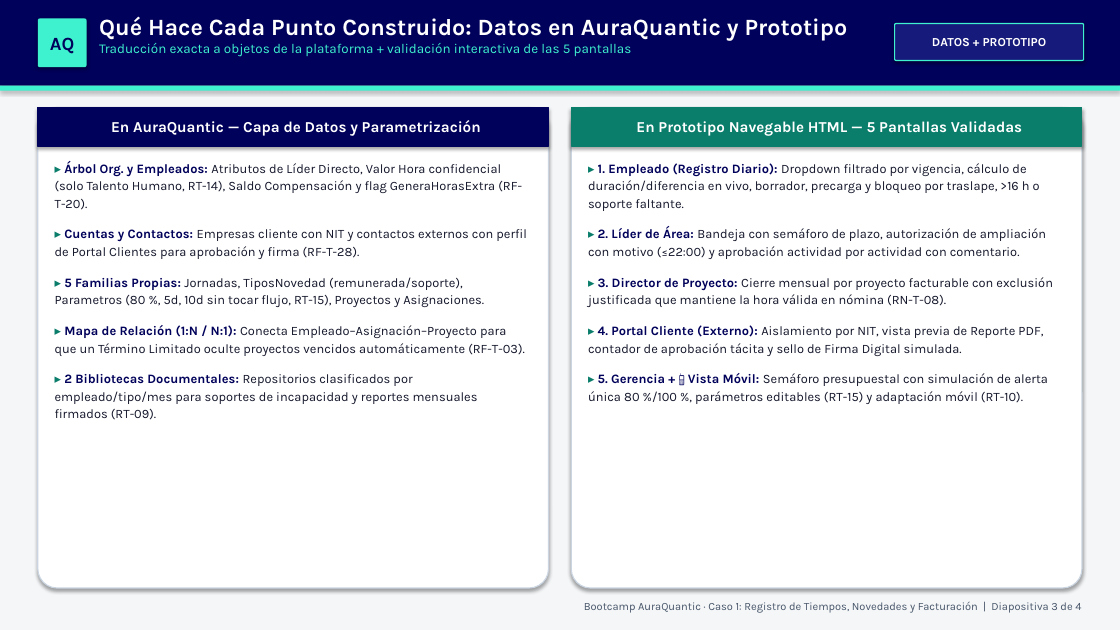
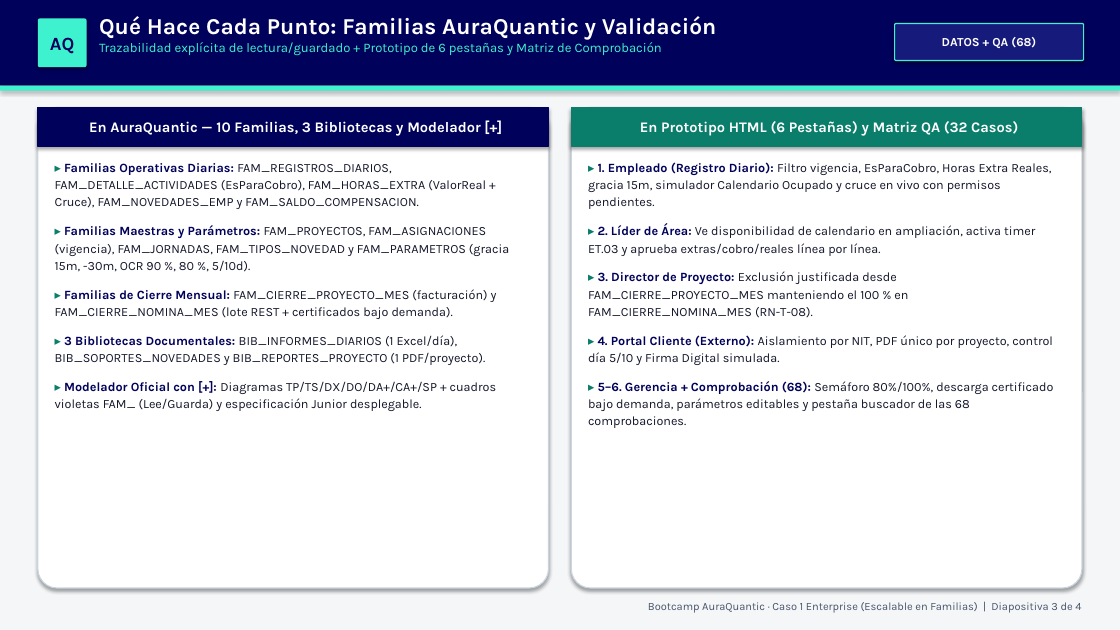
Before and after one commit to jairoandresg32/Boot_camp_AuraQuantic, a slide deck: slide 3 of Caso1_Avance_Bootcamp_AuraQuantic.pptx. Drawn at 1120x630 pixels with LibreOffice and Linux fonts; fonts in the diff are those of the drawing. Boxes give left, top, right and bottom in pixels: in the first picture for what was removed or moved away, otherwise in the second. Text is boxed around its words. In the diff, an @@ line names an element or a change of style, - is before the commit and + after.

Commit message:
feat(v2.0): sincroniza todos los entregables (Word, Excel, PPTX, HTML, README) con 4 procesos, Familias y comprobacion de 68 requisitos

```diff
--- a/Caso1_Avance_Bootcamp_AuraQuantic.pptx
+++ b/Caso1_Avance_Bootcamp_AuraQuantic.pptx
@@ text at bbox=[99, 16, 716, 55]: text changed; size 11.5 to 11.2 pt @@
-Qué Hace Cada Punto Construido: Datos en AuraQuantic y Prototipo
-Traducción exacta a objetos de la plataforma + validación interactiva de las 5 pantallas
+Qué Hace Cada Punto: Familias AuraQuantic y Validación
+Trazabilidad explícita de lectura/guardado + Prototipo de 6 pestañas y Matriz de Comprobación
@@ text in rounded rectangle at bbox=[942, 37, 1036, 48]: text changed @@
-DATOS + PROTOTIPO
+DATOS + QA (68)
@@ text in rectangle at bbox=[89, 121, 480, 136]: text changed; size 13 to 12.5 pt @@
-En AuraQuantic — Capa de Datos y Parametrización
+En AuraQuantic — 10 Familias, 3 Bibliotecas y Modelador [+]
@@ text in rectangle at bbox=[640, 121, 1018, 136]: text changed; size 13 to 12.5 pt @@
-En Prototipo Navegable HTML — 5 Pantallas Validadas
+En Prototipo HTML (6 Pestañas) y Matriz QA (32 Casos)
@@ text at bbox=[55, 163, 509, 411]: text changed; size 11 to 10.8 pt @@
-▸ Árbol Org. y Empleados: Atributos de Líder Directo, Valor Hora confidencial (solo Talento Humano, RT-14), Saldo Compensación y flag GeneraHorasExtra (RF-T-20).
-▸ Cuentas y Contactos: Empresas cliente con NIT y contactos externos con perfil de Portal Clientes para aprobación y firma (RF-T-28).
-▸ 5 Familias Propias: Jornadas, TiposNovedad (remunerada/soporte), Parametros (80 %, 5d, 10d sin tocar flujo, RT-15), Proyectos y Asignaciones.
-▸ Mapa de Relación (1:N / N:1): Conecta Empleado–Asignación–Proyecto para que un Término Limitado oculte proyectos vencidos automáticamente (RF-T-03).
-▸ 2 Bibliotecas Documentales: Repositorios clasificados por empleado/tipo/mes para soportes de incapacidad y reportes mensuales firmados (RT-09).
+▸ Familias Operativas Diarias: FAM_REGISTROS_DIARIOS, FAM_DETALLE_ACTIVIDADES (EsParaCobro), FAM_HORAS_EXTRA (ValorReal + Cruce), FAM_NOVEDADES_EMP y FAM_SALDO_COMPENSACION.
+▸ Familias Maestras y Parámetros: FAM_PROYECTOS, FAM_ASIGNACIONES (vigencia), FAM_JORNADAS, FAM_TIPOS_NOVEDAD y FAM_PARAMETROS (gracia 15m, -30m, OCR 90 %, 80 %, 5/10d).
+▸ Familias de Cierre Mensual: FAM_CIERRE_PROYECTO_MES (facturación) y FAM_CIERRE_NOMINA_MES (lote REST + certificados bajo demanda).
+▸ 3 Bibliotecas Documentales: BIB_INFORMES_DIARIOS (1 Excel/día), BIB_SOPORTES_NOVEDADES y BIB_REPORTES_PROYECTO (1 PDF/proyecto).
+▸ Modelador Oficial con [+]: Diagramas TP/TS/DX/DO/DA+/CA+/SP + cuadros violetas FAM_ (Lee/Guarda) y especificación Junior desplegable.
@@ text at bbox=[588, 162, 1054, 428]: text changed; size 11 to 10.8 pt @@
-▸ 1. Empleado (Registro Diario): Dropdown filtrado por vigencia, cálculo de duración/diferencia en vivo, borrador, precarga y bloqueo por traslape, >16 h o soporte faltante.
-▸ 2. Líder de Área: Bandeja con semáforo de plazo, autorización de ampliación con motivo (≤22:00) y aprobación actividad por actividad con comentario.
-▸ 3. Director de Proyecto: Cierre mensual por proyecto facturable con exclusión justificada que mantiene la hora válida en nómina (RN-T-08).
-▸ 4. Portal Cliente (Externo): Aislamiento por NIT, vista previa de Reporte PDF, contador de aprobación tácita y sello de Firma Digital simulada.
-▸ 5. Gerencia + 📱 Vista Móvil: Semáforo presupuestal con simulación de alerta única 80 %/100 %, parámetros editables (RT-15) y adaptación móvil (RT-10).
+▸ 1. Empleado (Registro Diario): Filtro vigencia, EsParaCobro, Horas Extra Reales, gracia 15m, simulador Calendario Ocupado y cruce en vivo con permisos pendientes.
+▸ 2. Líder de Área: Ve disponibilidad de calendario en ampliación, activa timer ET.03 y aprueba extras/cobro/reales línea por línea.
+▸ 3. Director de Proyecto: Exclusión justificada desde FAM_CIERRE_PROYECTO_MES manteniendo el 100 % en FAM_CIERRE_NOMINA_MES (RN-T-08).
+▸ 4. Portal Cliente (Externo): Aislamiento por NIT, PDF único por proyecto, control día 5/10 y Firma Digital simulada.
+▸ 5–6. Gerencia + Comprobación (68): Semáforo 80%/100%, descarga certificado bajo demanda, parámetros editables y pestaña buscador de las 68 comprobaciones.
@@ text at bbox=[648, 602, 1081, 613]: text changed @@
-Bootcamp AuraQuantic · Caso 1: Registro de Tiempos, Novedades y Facturación | Diapositiva 3 de 4
+Bootcamp AuraQuantic · Caso 1 Enterprise (Escalable en Familias) | Diapositiva 3 de 4
```
Also in this commit, not shown: 2 other slides changed, 1 slide added, 1 slide removed, 10 other files.
